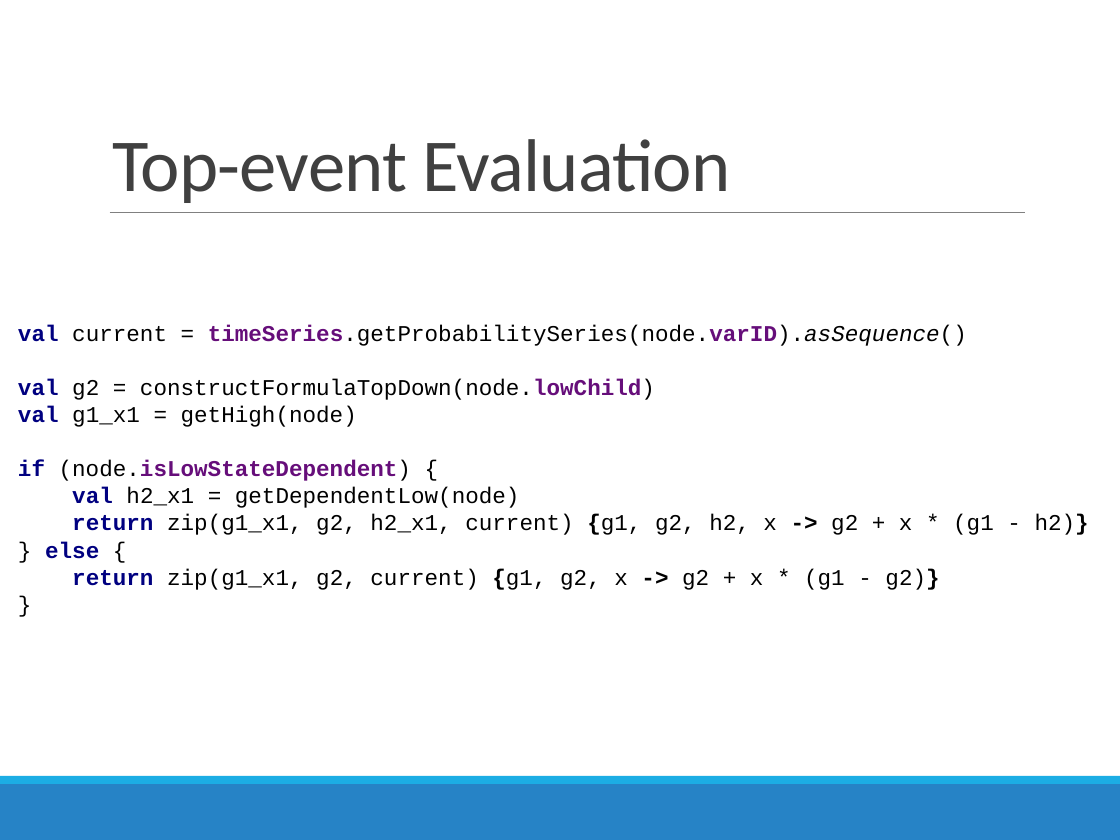
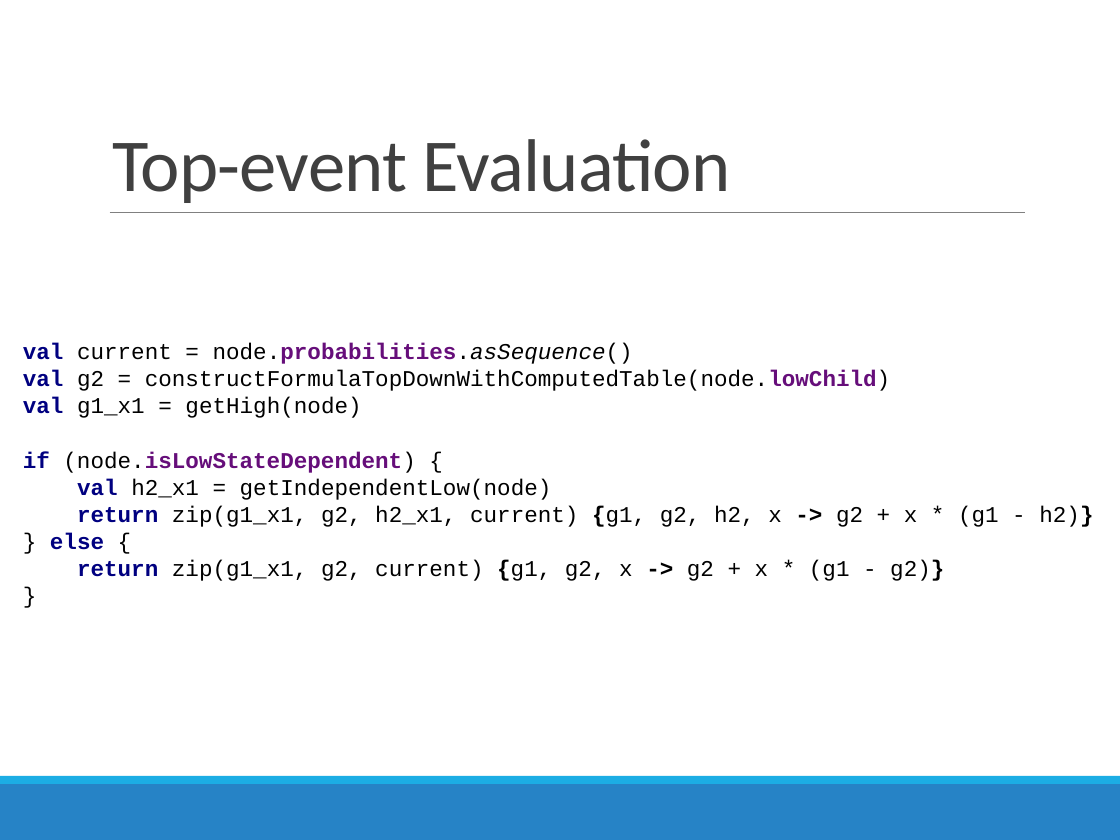
Before and after one commit to AndreMann90/fart_fssd, a slide deck: slide 7 of doc/Programmier-Projekt-Praesi.pptx. Drawn at 1120x840 pixels with LibreOffice and Linux fonts; fonts in the diff are those of the drawing. Boxes give left, top, right and bottom in pixels: in the first picture for what was removed or moved away, otherwise in the second. Text is boxed around its words. In the diff, an @@ line names an element or a change of style, - is before the commit and + after.

```diff
--- a/doc/Programmier-Projekt-Praesi.pptx
+++ b/doc/Programmier-Projekt-Praesi.pptx
@@ text at [23,343,1093,581]: text changed @@
-val current = timeSeries.getProbabilitySeries(node.varID).asSequence()
-val g2 = constructFormulaTopDown(node.lowChild)
-val g1_x1 = getHigh(node)
-if (node.isLowStateDependent) {
-val h2_x1 = getDependentLow(node)
-return zip(g1_x1, g2, h2_x1, current) {g1, g2, h2, x -> g2 + x * (g1 - h2)}
-} else {
-return zip(g1_x1, g2, current) {g1, g2, x -> g2 + x * (g1 - g2)}
-}
+val current = node.probabilities.asSequence()
+val g2 = constructFormulaTopDownWithComputedTable(node.lowChild)
+val g1_x1 = getHigh(node)
+if (node.isLowStateDependent) {
+val h2_x1 = getIndependentLow(node)
+return zip(g1_x1, g2, h2_x1, current) {g1, g2, h2, x -> g2 + x * (g1 - h2)}
+} else {
+return zip(g1_x1, g2, current) {g1, g2, x -> g2 + x * (g1 - g2)}
+}
```
Also in this commit, not shown: 2 other slides changed, 14 other files.
